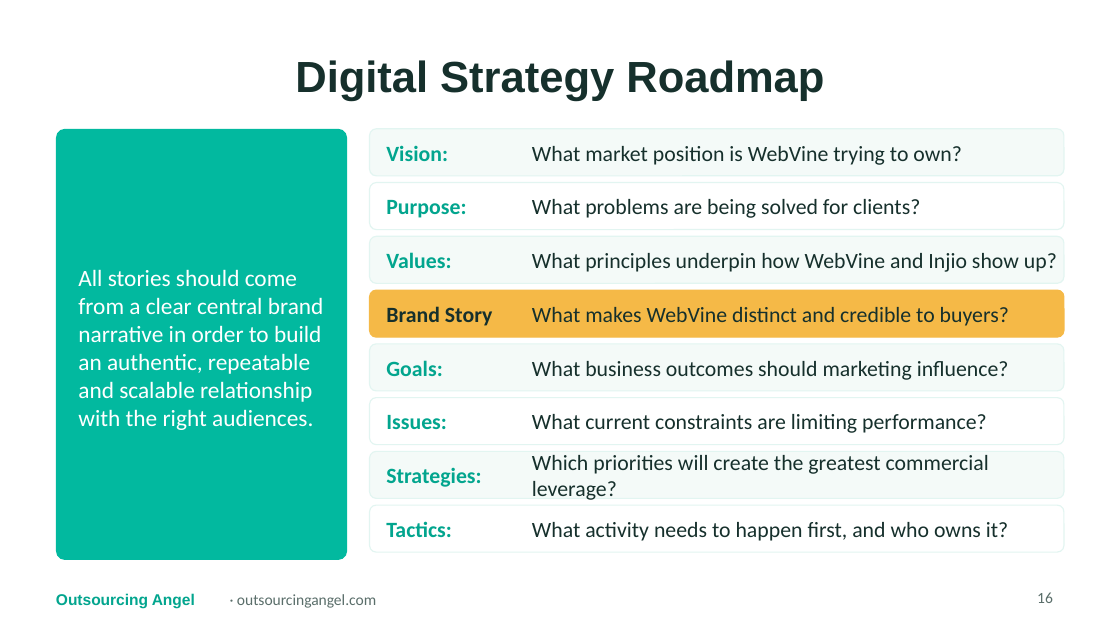
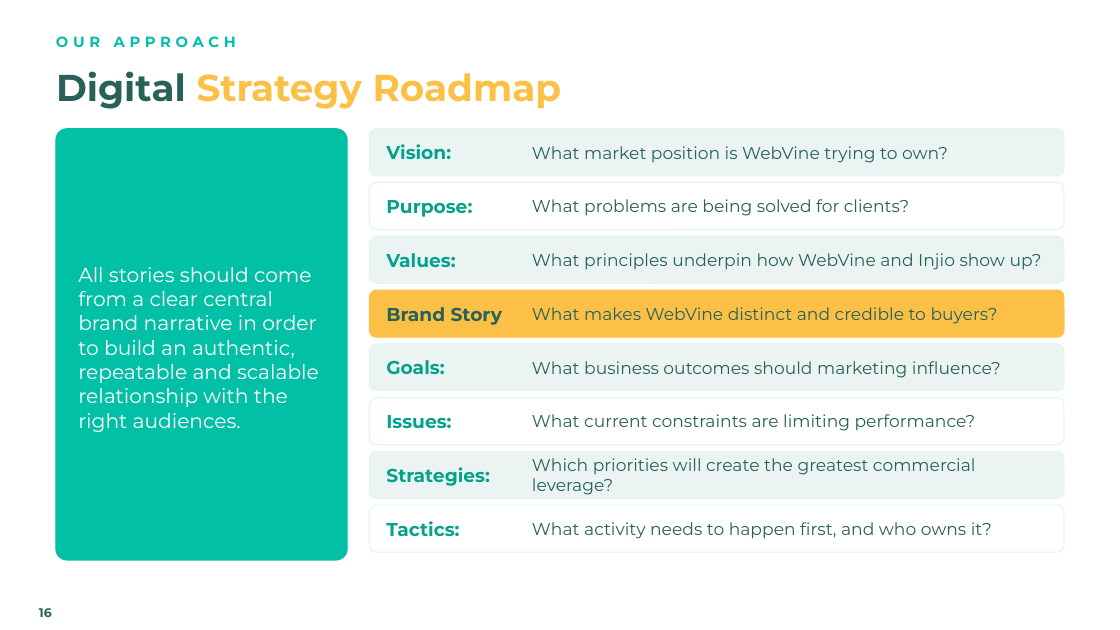
Before and after one commit to gail-gif/OA, a slide deck: slide 16 of WebVine_Marketing_Strategy_Review_Proposal_OA.pptx. Drawn at 1120x630 pixels with LibreOffice and Linux fonts; fonts in the diff are those of the drawing; background and template pictures are left out. Boxes give left, top, right and bottom in pixels: in the first picture for what was removed or moved away, otherwise in the second. Text is boxed around its words. In the diff, an @@ line names an element or a change of style, - is before the commit and + after.

```diff
--- a/WebVine_Marketing_Strategy_Review_Proposal_OA.pptx
+++ b/WebVine_Marketing_Strategy_Review_Proposal_OA.pptx
@@ title "Digital Strategy Roadmap": place and size @@
-title "Digital Strategy Roadmap" at <box>295,60,824,102</box>
+title "Digital Strategy Roadmap" at <box>56,71,562,109</box>
@@ title "Digital Strategy Roadmap" at <box>56,71,562,109</box>: size 28 to 24 pt, font Arial to Montserrat; text colour #16302C to #296158 in "Digital"; text colour #16302C to #FCC047 in "Strategy Roadmap"; alignment centre to left @@
@@ text added at <box>56,36,236,48</box>, 9.5 pt, text #02C0A6, bold @@
+OUR APPROACH
@@ rounded rectangle at <box>56,129,347,560</box>: fill #02B99F to #02C0A6; outline none to #02C0A6 0.75 pt; proportions changed @@
@@ text "All stories should come from ..." at <box>78,267,319,432</box>: size 15 to 13 pt, font Calibri to Montserrat @@
@@ rounded rectangle at <box>370,290,1064,337</box>: fill #F5B947 to #FCC047; outline #F5B947 0.75 pt to #FCC047 0.75 pt @@
@@ text "Brand Story" at <box>386,307,502,325</box>: size 14 to 12 pt, font Calibri to Montserrat, text colour #16302C to #296158 @@
@@ fill #F4FAF8 to #EBF4F3; outline #E2F5F1 0.75 pt to #E4F5EE 0.75 pt in 4 elements at <box>370,129,1064,176</box>, <box>370,236,1064,283</box>, <box>370,344,1064,391</box>, <box>370,451,1064,498</box> @@
@@ outline #E2F5F1 0.75 pt to #E4F5EE 0.75 pt in 3 elements at <box>370,183,1064,230</box>, <box>370,398,1064,445</box>, <box>370,505,1064,552</box> @@
@@ size 14 to 12 pt, font Calibri to Montserrat, text colour #02A58E to #03A28C in 7 elements at <box>386,144,451,159</box>, <box>386,200,472,217</box>, <box>386,253,455,267</box>, <box>386,360,444,375</box>, <box>386,415,451,428</box>, <box>386,467,490,486</box>, <box>386,521,459,536</box> @@
@@ size 14 to 11 pt, font Calibri to Montserrat, text colour #16302C to #296158 in 8 elements at <box>532,146,948,163</box>, <box>532,199,909,216</box>, <box>532,253,1042,270</box>, <box>532,307,998,324</box>, <box>532,361,1001,378</box>, <box>532,414,976,431</box>, <box>532,458,976,495</box>, <box>532,522,992,539</box> @@
@@ page number: place and size @@
-page number at <box>1037,592,1053,603</box>
+page number at <box>39,608,52,617</box>
@@ page number at <box>39,608,52,617</box>: size 10 to 8 pt, font Calibri to Montserrat, text colour #5A6E6A to #296158, bold on; alignment right to left @@
@@ text removed at <box>56,593,195,608</box> @@
-Outsourcing Angel
@@ text at <box>237,594,376,608</box>: text changed; size 10 to 10.5 pt; font Calibri to Montserrat; text colour #5A6E6A to #FFFFFF; bold on @@
-· outsourcingangel.com
+outsourcingangel.com.au
```
Also in this commit, not shown: 34 other slides changed.
